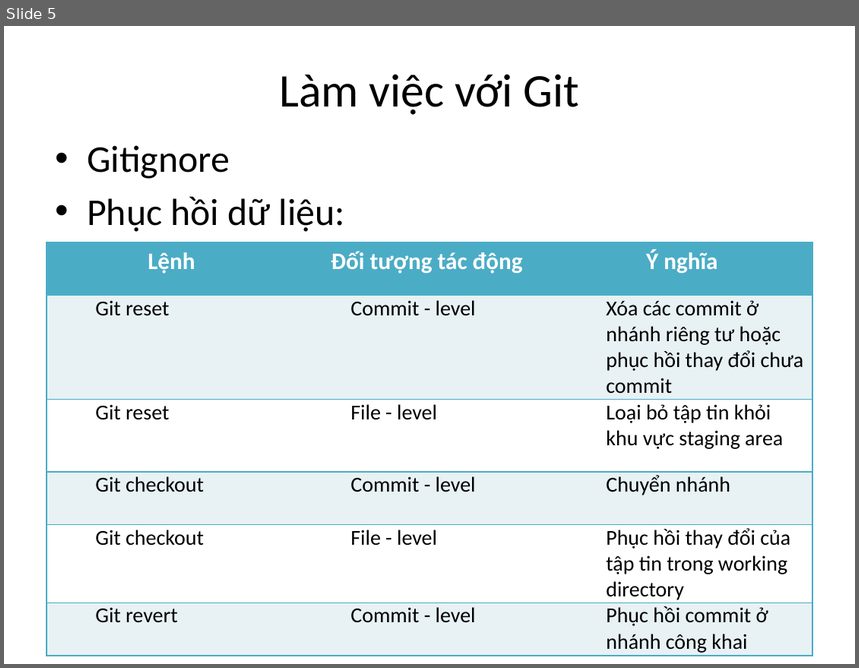
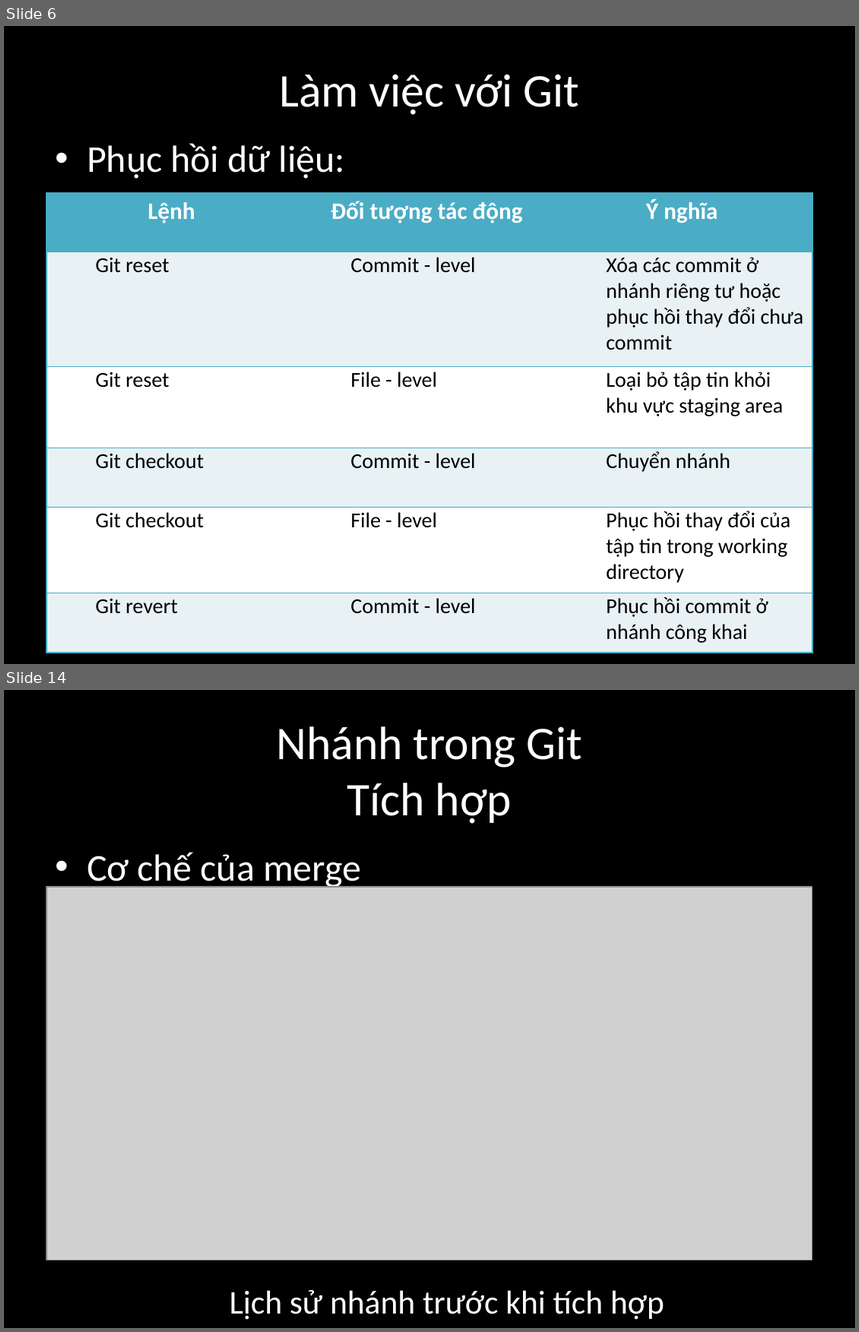
Before and after one commit to ducha228/Seminar, a slide deck: Seminar Git HaND/Seminar_Git_Slide.pptx. Shown one above the other, each under a label of ours: slide 5 before the commit, slides 6 and 14 after it; the slides between them are not shown. The pictures are 859x668 and 859x1332 pixels, drawn with LibreOffice and Linux fonts; fonts in the diff are those of the drawing; grey boxes stand for pictures. Boxes give left, top, right and bottom in pixels: in the first picture for what was removed or moved away, otherwise in the second. Text is boxed around its words. In the diff, an @@ line names an element or a change of style, - is before the commit and + after.

```diff
--- a/Seminar Git HaND/Seminar_Git_Slide.pptx
+++ b/Seminar Git HaND/Seminar_Git_Slide.pptx
@@ slide 14 added at box(4, 690, 855, 1328), background #000000 @@
@@ title added at box(277, 726, 582, 824), 39.6 pt, text #FFFFFF @@
+Nhánh trong Git
+Tích hợp
@@ text added at box(87, 852, 361, 890), 32 pt, text #FFFFFF @@
+• Cơ chế của merge
@@ picture added at box(47, 887, 813, 1260) @@
@@ text added at box(230, 1290, 664, 1320), 28 pt, text #FFFFFF @@
+Lịch sử nhánh trước khi tích hợp
@@ what was slide 5 is now slide 6 @@
@@ slide 6 changed as well @@
@@ background #FFFFFF to #000000 @@
@@ title "Làm việc với Git" at box(279, 74, 579, 115): text colour #000000 to #FFFFFF @@
@@ text "Phục hồi dữ liệu:" at box(87, 143, 345, 179): text colour #000000 to #FFFFFF @@
@@ text at box(87, 145, 230, 179): paragraph removed @@
-• Gitignore
@@ table: place and size @@
-table at box(47, 243, 813, 656)
+table at box(47, 193, 813, 652)
```
Also in this commit, not shown: 5 other slides changed, 16 other slides added, 1 slide removed, 1 other file.
